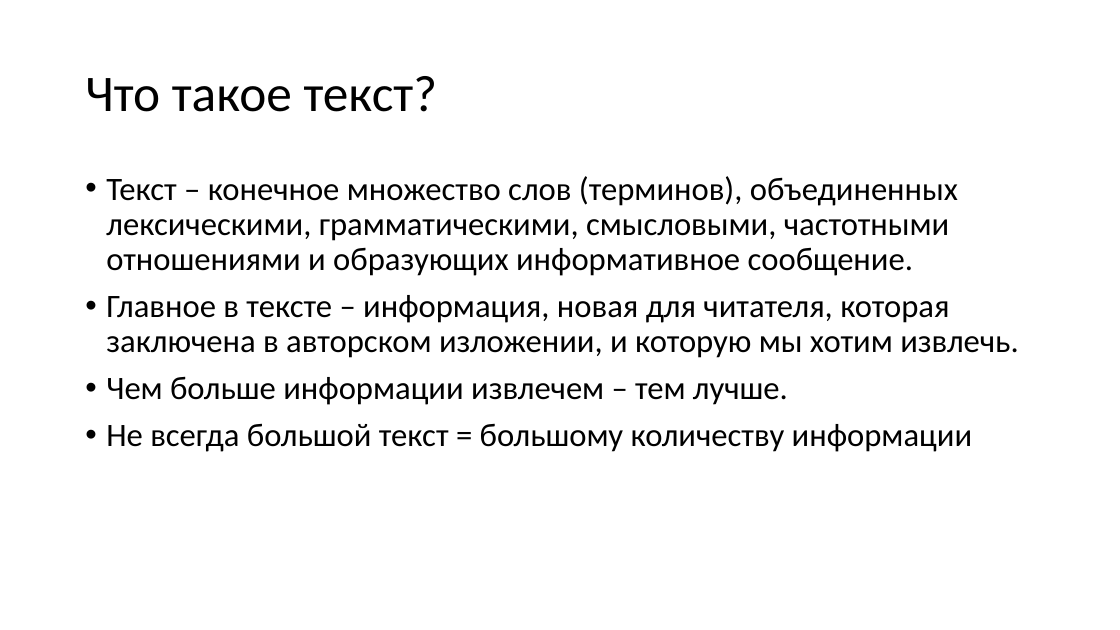
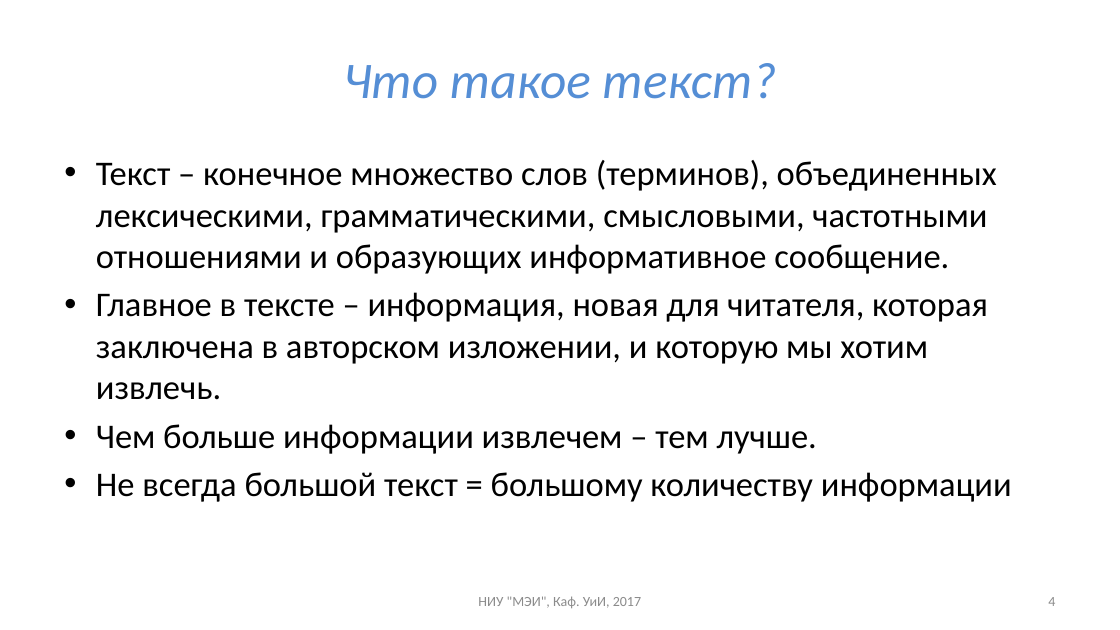
Before and after one commit to uii-mpei/uii-mpei.github.io, a slide deck: slide 4 of study/courses/iis/IIS_lec_2.pptx (slide 3 before the commit). Drawn at 1120x630 pixels with LibreOffice and Linux fonts; fonts in the diff are those of the drawing. Boxes give left, top, right and bottom in pixels: in the first picture for what was removed or moved away, otherwise in the second. Text is boxed around its words. In the diff, an @@ line names an element or a change of style, - is before the commit and + after.

```diff
--- a/study/courses/iis/IIS_lec_2.pptx
+++ b/study/courses/iis/IIS_lec_2.pptx
@@ title "Что такое текст?": place and size @@
-title "Что такое текст?" at bbox=[85, 76, 438, 112]
+title "Что такое текст?" at bbox=[343, 63, 776, 99]
@@ title "Что такое текст?" at bbox=[343, 63, 776, 99]: text colour #000000 to #558ED5, italic on; alignment left to centre; line spacing 0.9 to 1 @@
@@ text "Текст – конечное множество слов ...": place and size @@
-text "Текст – конечное множество слов ..." at bbox=[106, 176, 1019, 452]
+text "Текст – конечное множество слов ..." at bbox=[96, 160, 1012, 502]
@@ text "Текст – конечное множество слов ..." at bbox=[96, 160, 1012, 502]: size 28 to 29.6 pt; indent changed; line spacing 0.9 to 1; less space between paragraphs @@
@@ text added at bbox=[478, 596, 641, 608], 12 pt, text #8C8C8C @@
+НИУ "МЭИ", Каф. УиИ, 2017
@@ page number added at bbox=[1048, 597, 1055, 606], 12 pt, text #8C8C8C @@
+4
```
Also in this commit, not shown: 3 other slides changed, 19 slides added, 2 other files.
